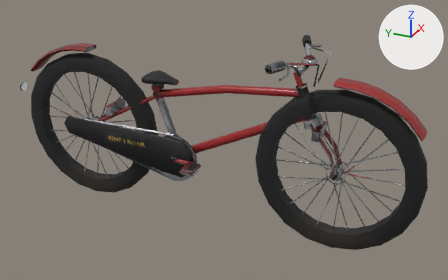
The glTF model nostalgia/assets3d/kid_cycle.glb as it was, and as the next commit left it.
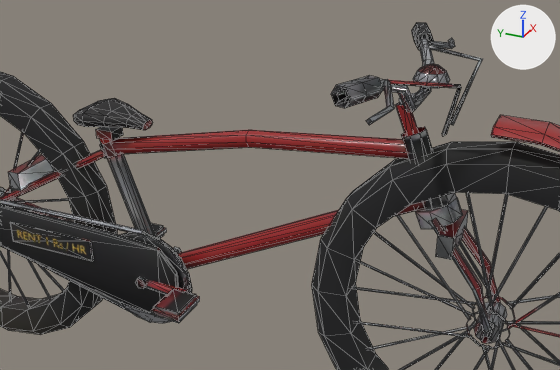
There are two pictures of each version: one whole from a 50 mm lens placed at (-15.89, -7.81, 10.8), pointed at (0.2, -0.57, 2.76), one close up from a 50 mm lens placed at (-8.98, -5.24, 8.4), pointed at (0.73, -0.87, 3.55). Arrows for +X, +Y and +Z are at upper right; the lights stay in place. The first two pictures are the older version. The close-ups show mesh edges as thin lines. Vertices at exactly the same position are counted once.

Names of what the first close-up shows: 'kid_cycle'.
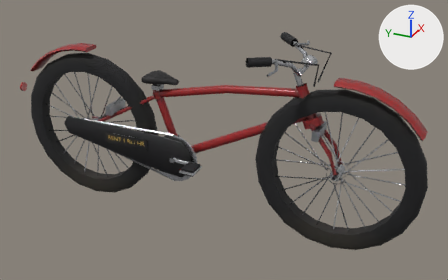
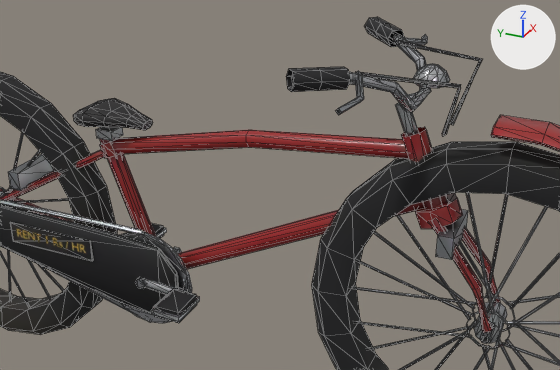
Where the change shows, as pixel boxes (x1, y1, x2, y2) in the close-ups (560 x 370 px; the box of a moved part takes in the faces that stretch with it):
'kid_cycle', reshaped, surface changed
    before: (0, 22, 560, 370)
    after: (0, 17, 560, 370)
part 1 of me_kid_cycle, moved or reshaped
    before: (429, 38, 455, 49)
    after: (400, 35, 428, 45)
part 2 of me_kid_cycle, moved or reshaped
    before: (366, 79, 394, 125)
    after: (336, 71, 364, 115)
part 3 of me_kid_cycle, moved or reshaped
    before: (331, 22, 483, 136)
    after: (286, 17, 483, 136)
part 4 of me_kid_cycle, surface changed
    both: (0, 35, 560, 370)

Patch to the scene script:
```diff
--- a/nostalgia/assets3d/kid_cycle.glb.py
+++ b/nostalgia/assets3d/kid_cycle.glb.py
@@ me_kid_cycle @@
 # used by ob_kid_cycle; location = (0.0, 0.0, 0.0)
-me_kid_cycle.from_pydata(...)  # 1745 vertices, 2674 faces; spans x -1.84..1.84, y -6.75..7.05, z 0.0..5.98
+me_kid_cycle.from_pydata(...)  # 1745 vertices, 2674 faces; spans x -1.76..1.76, y -6.75..7.05, z 0.0..6.03
+# me_kid_cycle part 1: the loose piece of 12 vertices spanning x 0.92..1.84, y -3.15..-2.87, z 5.68..5.91 is moved by (-0.08, 0.36, 0.03)
+# me_kid_cycle part 2: the loose piece of 12 vertices spanning x -1.84..-0.92, y -3.15..-2.87, z 5.68..5.91 is moved by (0.08, 0.36, 0.03)
+# me_kid_cycle part 3: 90 of 1745 vertices moved; they spanned x -1.66..1.66, y -3.67..-2.5, z 5.36..5.98 and now span x -1.54..1.54, y -3.67..-1.88, z 5.36..6.03; mean shift (0.0, 0.37, 0.03); largest move (1.66, -2.74, 5.87) -> (1.54, -2.06, 5.92)
+# me_kid_cycle part 4: texture (UV) coordinates of 1578 of 2674 faces, centred in x -1.7..1.7, y -6.51..7.05, z 0.31..5.98, changed; they spanned u 0.0..1.0, v 0.0..0.99 and now span u 0.0..0.99, v 0.0..1.0
 me_kid_cycle.materials.append(mat_m_kid_cycle)
```
